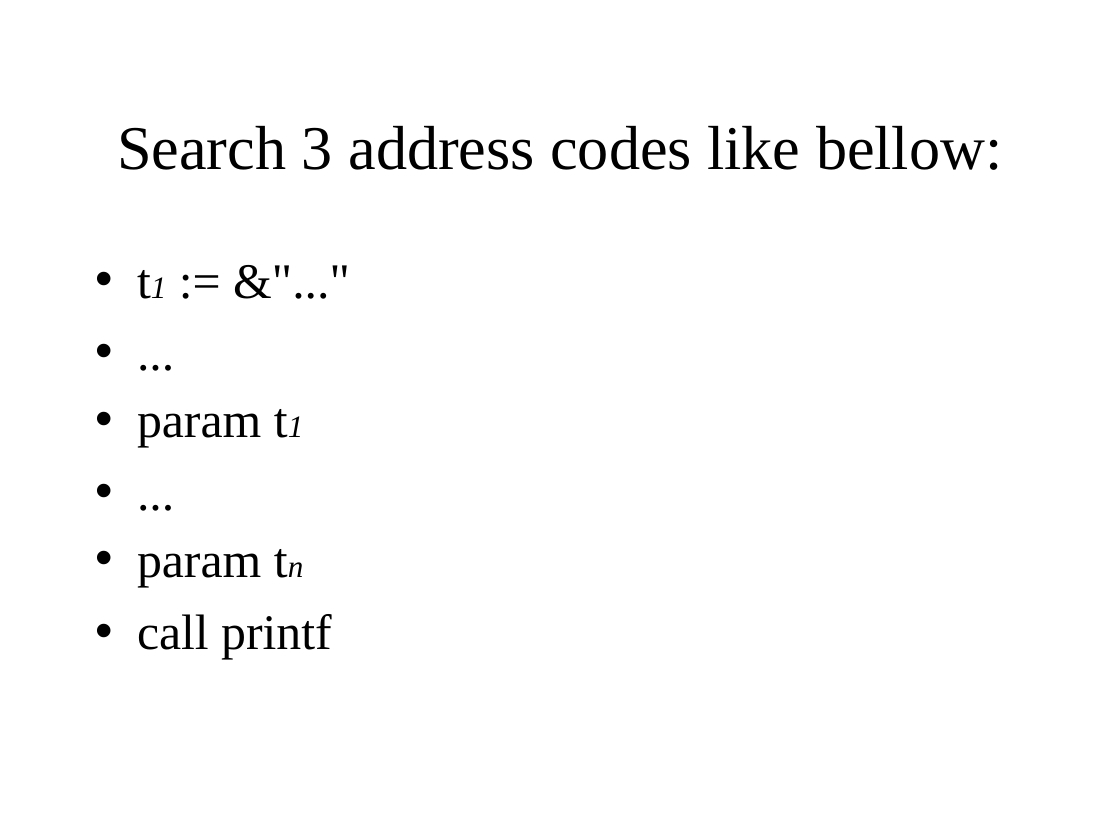
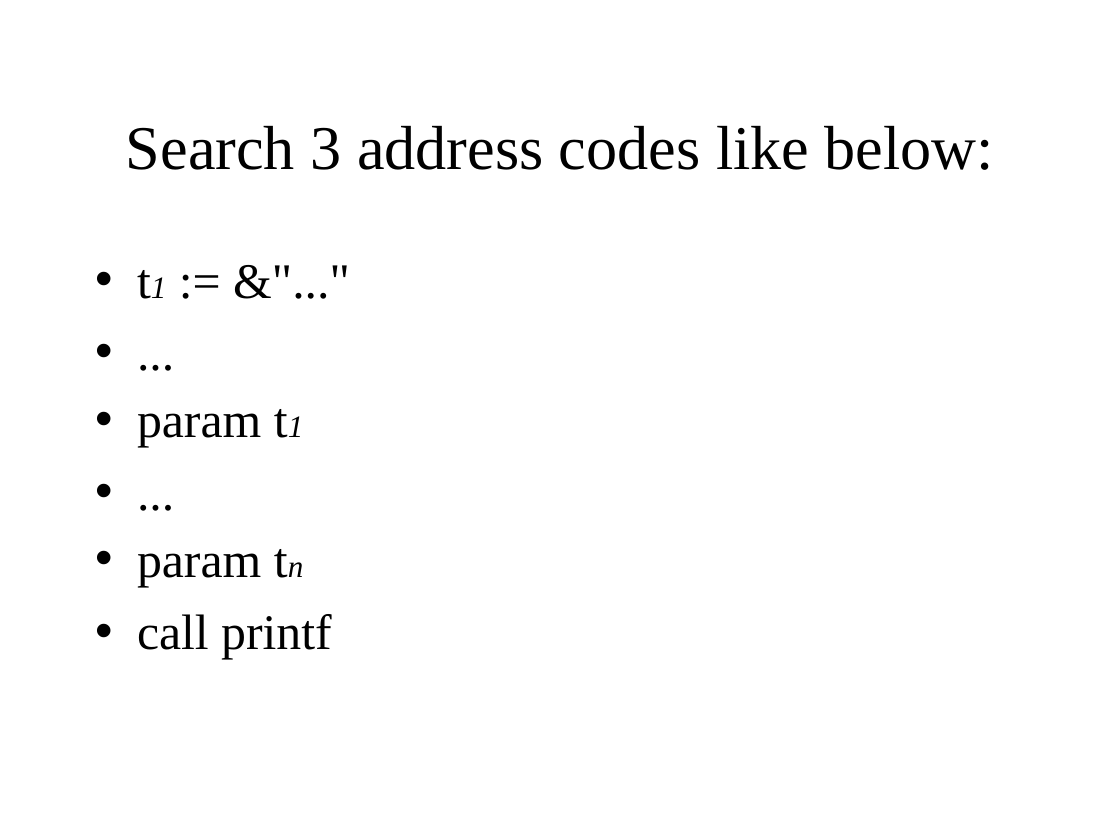
Before and after one commit to KeiHasegawa/printf_chk_doc, a slide deck: slide 2 of 02_design_e.ppt. Drawn at 1120x840 pixels with LibreOffice and Linux fonts; fonts in the diff are those of the drawing. Boxes give left, top, right and bottom in pixels: in the first picture for what was removed or moved away, otherwise in the second. Text is boxed around its words. In the diff, an @@ line names an element or a change of style, - is before the commit and + after.

Commit message:
fix typo

```diff
--- a/02_design_e.ppt
+++ b/02_design_e.ppt
@@ title at [126, 125, 994, 170]: text changed @@
-Search 3 address codes like bellow:
+Search 3 address codes like below:
```
